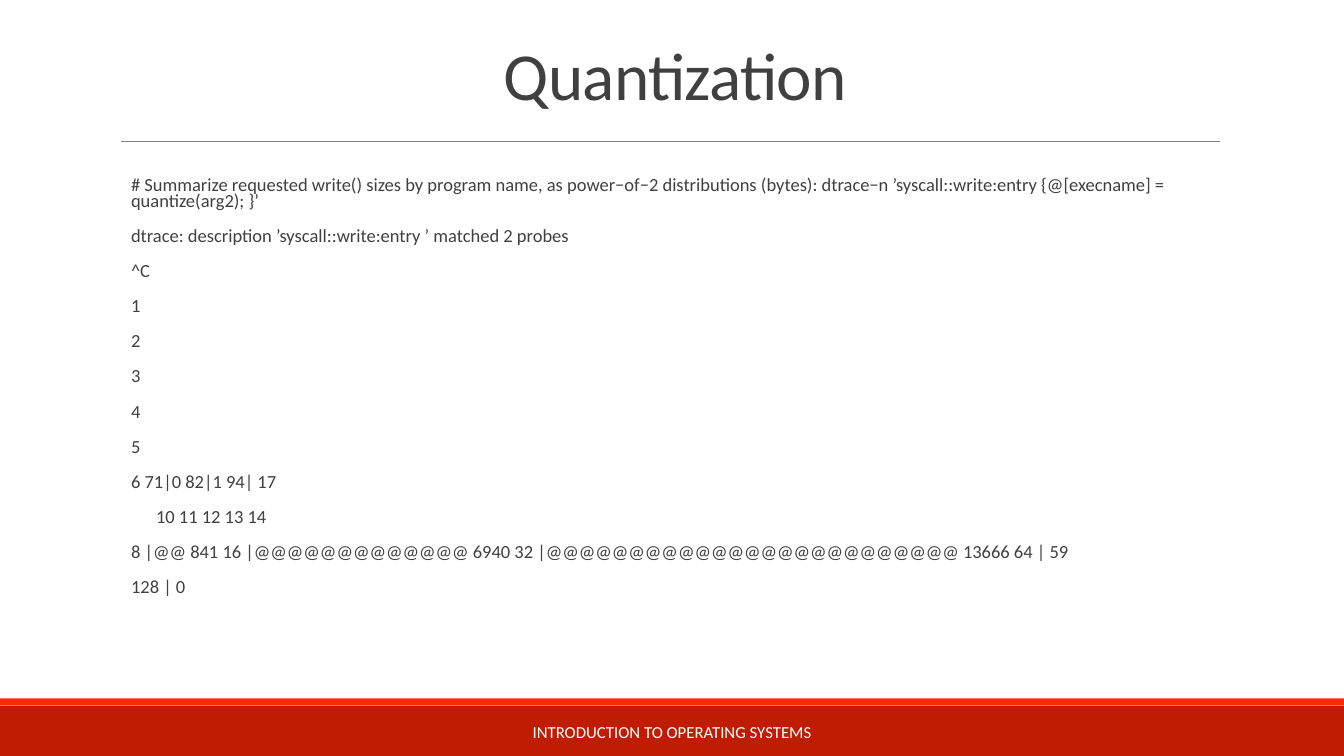
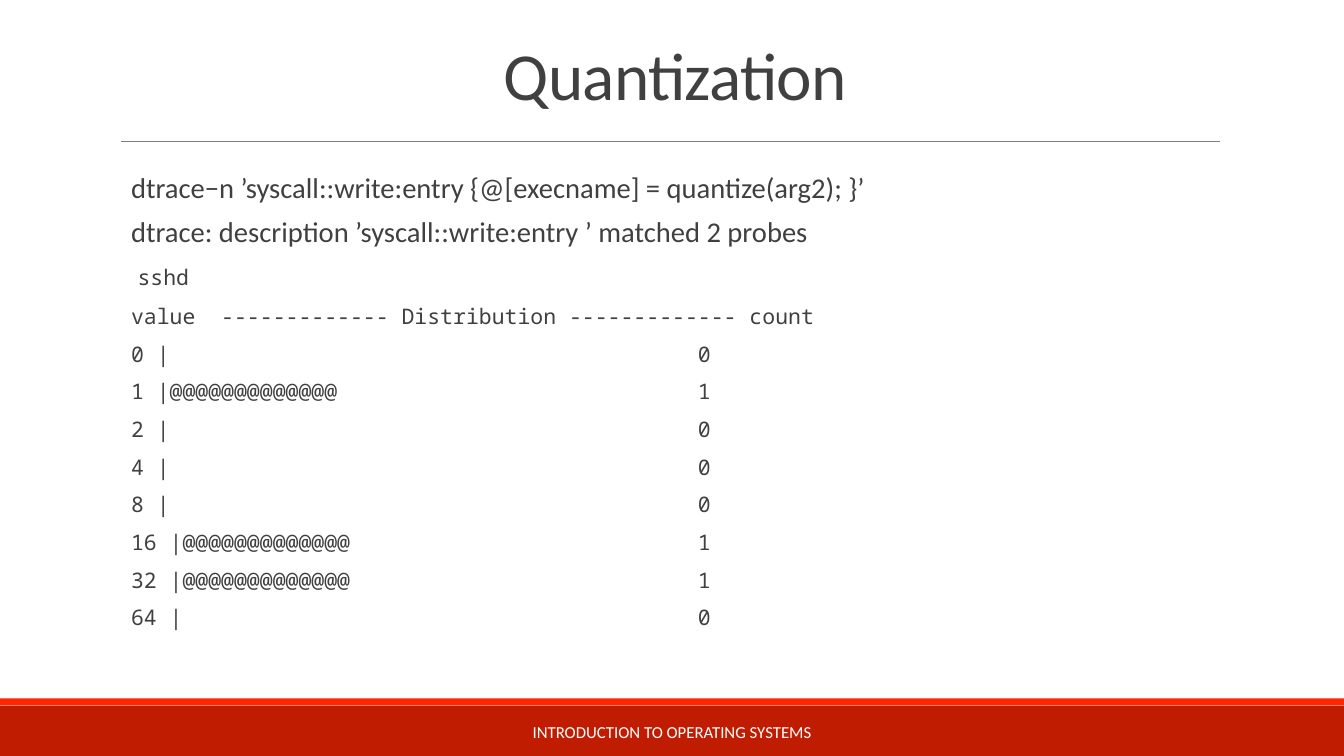
Before and after one commit to teachbsd/course, a slide deck: slide 18 of undergraduate/lectures/tracing.pptx. Drawn at 1344x756 pixels with LibreOffice and Linux fonts; fonts in the diff are those of the drawing; background and template pictures are left out. Boxes give left, top, right and bottom in pixels: in the first picture for what was removed or moved away, otherwise in the second. Text is boxed around its words. In the diff, an @@ line names an element or a change of style, - is before the commit and + after.

```diff
--- a/undergraduate/lectures/tracing.pptx
+++ b/undergraduate/lectures/tracing.pptx
@@ text at (x1=131, y1=177, x2=842, y2=203): text changed; size 13.2 to 20.4 pt @@
-  # Summarize requested write() sizes by program name, as power−of−2 distributions (bytes): dtrace−n ’syscall::write:entry {@[execname] = quantize(arg2); }’
+  dtrace−n ’syscall::write:entry {@[execname] = quantize(arg2); }’
@@ text at (x1=131, y1=222, x2=807, y2=247): size 13.2 to 20.4 pt in "dtrace: description ’syscall::write:entry ’ matched 2 probes" @@
@@ text at (x1=131, y1=268, x2=813, y2=625): text changed; size 13.2 to 15.3 pt; font Calibri to Noto Sans Mono @@
-  ^C
-  1
-  2
-  3
-  4
-  5
-  6 71|0 82|1 94| 17
-  10 11 12 13 14
-  8 |@@ 841 16 |@@@@@@@@@@@@@ 6940 32 |@@@@@@@@@@@@@@@@@@@@@@@@@ 13666 64 | 59
-  128 | 0
+  sshd
+  value ------------- Distribution ------------- count
+  0 | 0
+  1 |@@@@@@@@@@@@@ 1
+  2 | 0
+  4 | 0
+  8 | 0
+  16 |@@@@@@@@@@@@@ 1
+  32 |@@@@@@@@@@@@@ 1
+  64 | 0
```
Also in this commit, not shown: 4 other slides changed, 3 slides added, 1 slide removed, 1 other file.
